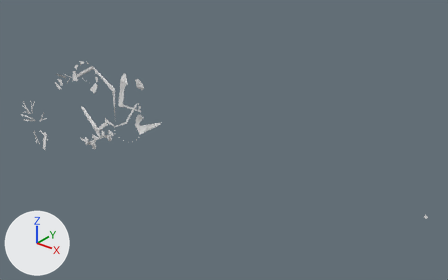
What one commit did to the OBJ model assets/models/level/grass/model.obj.
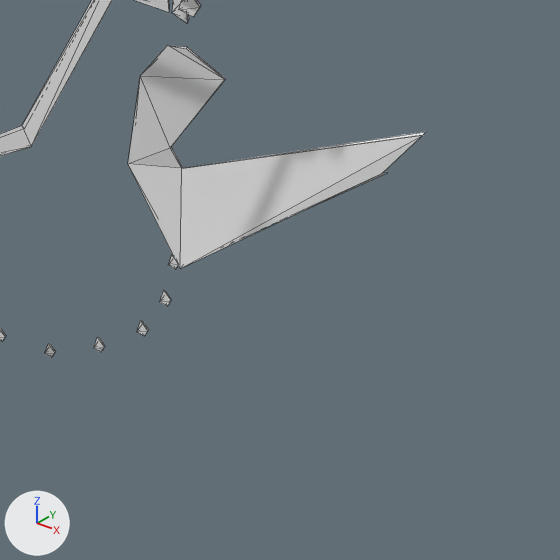
There are two pictures of each version: one whole from a 50 mm lens placed at (592.0, -590.0, 362.0), pointed at (153.0, -42.0, 22.0), one close up on the part from 28% to 39% of the width and 40% to 57% of the height. The axes (+X, +Y, +Z) are drawn at lower left. The lights are the same throughout. The first two pictures are the older version. The close-ups show mesh edges as thin lines. Where no turn or scale is listed for an object, it has been applied to the vertices.

Objects in the first close-up: 'grassMesh'.
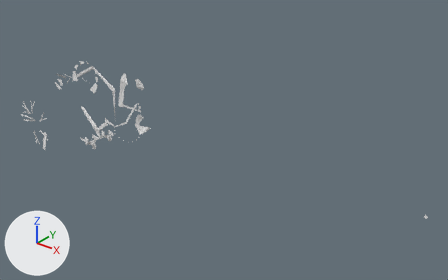
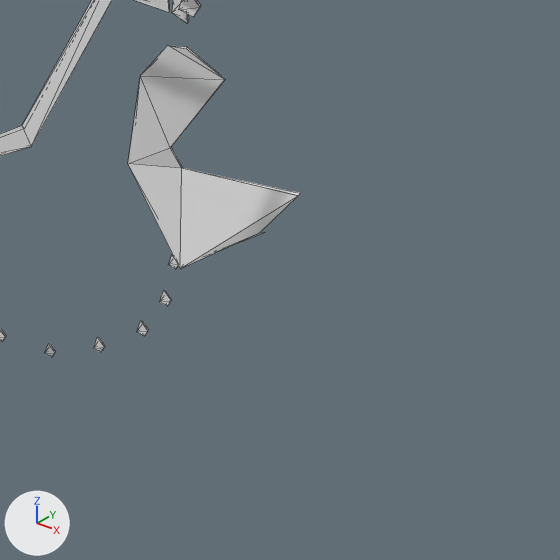
Commit message: grass fix

Changed parts and their boxes (x1, y1, x2, y2) in the close-ups (560 x 560 px; the box of a moved part takes in the faces that stretch with it):
'grassMesh', reshaped: before (0, 0, 425, 357); after (0, 0, 300, 357)
part 1 of me_grassmesh, moved or reshaped: before (180, 132, 425, 269); after (180, 168, 300, 269)

Patch to the scene script:
```diff
--- a/assets/models/level/grass/model.obj.py
+++ b/assets/models/level/grass/model.obj.py
@@ me_grassmesh @@
 me_grassmesh.from_pydata(...)  # 622 vertices, 754 faces; spans x -165.0..413.0, y -135.0..-11.0, z -54.0..75.0
 # used by ob_grassmesh; location = (0.0, 0.0, 0.0)
 # before: 2 (9.0, -13.0, -10.0) at pixel (387, 172), 95 (9.0, -13.0, -10.0) at pixel (382, 173), 96 (16.0, -13.0, -3.0) at pixel (422, 135)
-me_grassmesh.vertices[3].co = (16.0, -12.0, -3.0)  # pixel (426, 131)
+# me_grassmesh part 1
+for i in [2, 95, 96]: me_grassmesh.vertices[i].co += Vector((-23.0, 0.0, -15.0))
+me_grassmesh.vertices[3].co = (-8.0, -12.0, -18.0)  # pixel (300, 193)
 me_grassmesh.materials.append(mat_grassmat)
```
